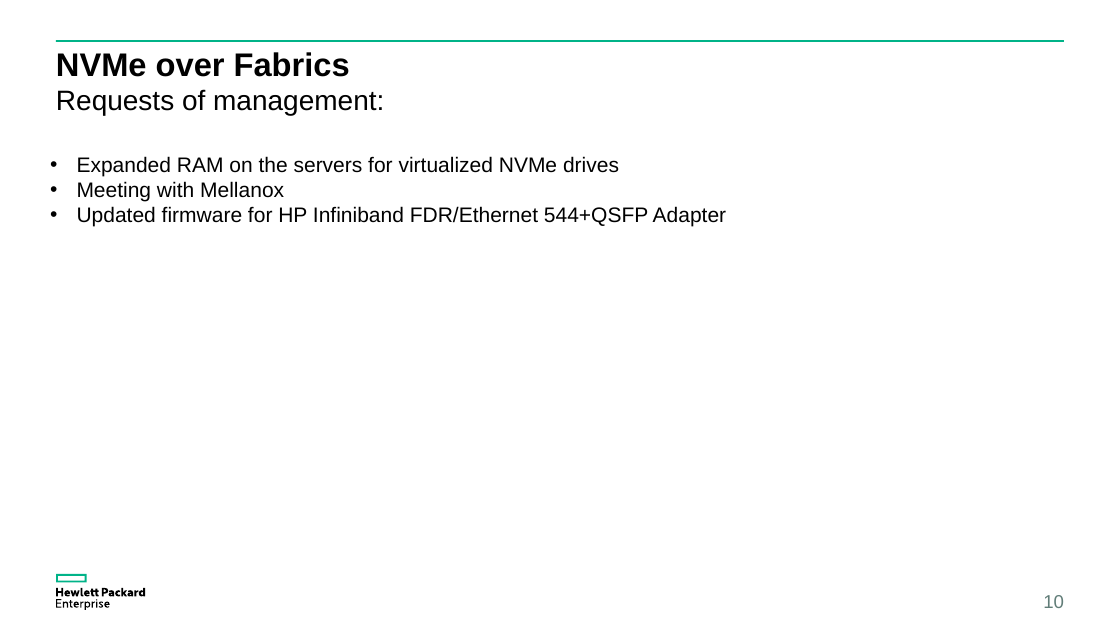
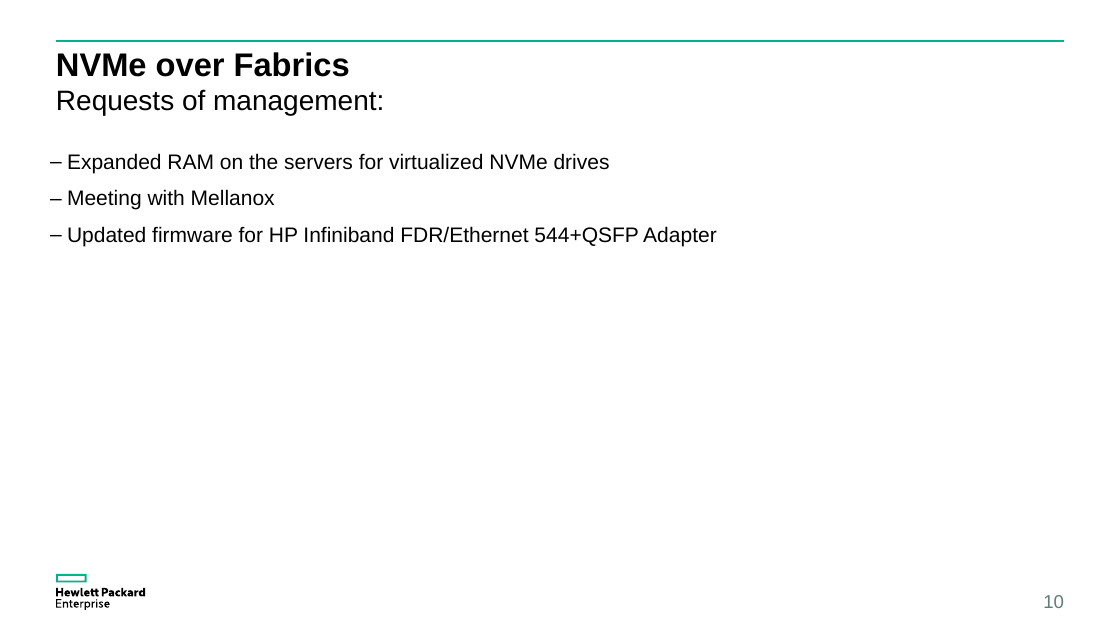
Before and after one commit to coy-humphrey/nvme-hpe, a slide deck: slide 10 of deliverables/HPE.Presentation.pptx. Drawn at 1120x630 pixels with LibreOffice and Linux fonts; fonts in the diff are those of the drawing. Boxes give left, top, right and bottom in pixels: in the first picture for what was removed or moved away, otherwise in the second. Text is boxed around its words. In the diff, an @@ line names an element or a change of style, - is before the commit and + after.

```diff
--- a/deliverables/HPE.Presentation.pptx
+++ b/deliverables/HPE.Presentation.pptx
@@ text "Expanded RAM on the servers ..." at <box>67,153,717,247</box>: bullet • to –; line spacing 1 to 0.9; more space between paragraphs @@
```
Also in this commit, not shown: 7 other slides changed, 1 slide added, 1 slide removed.
